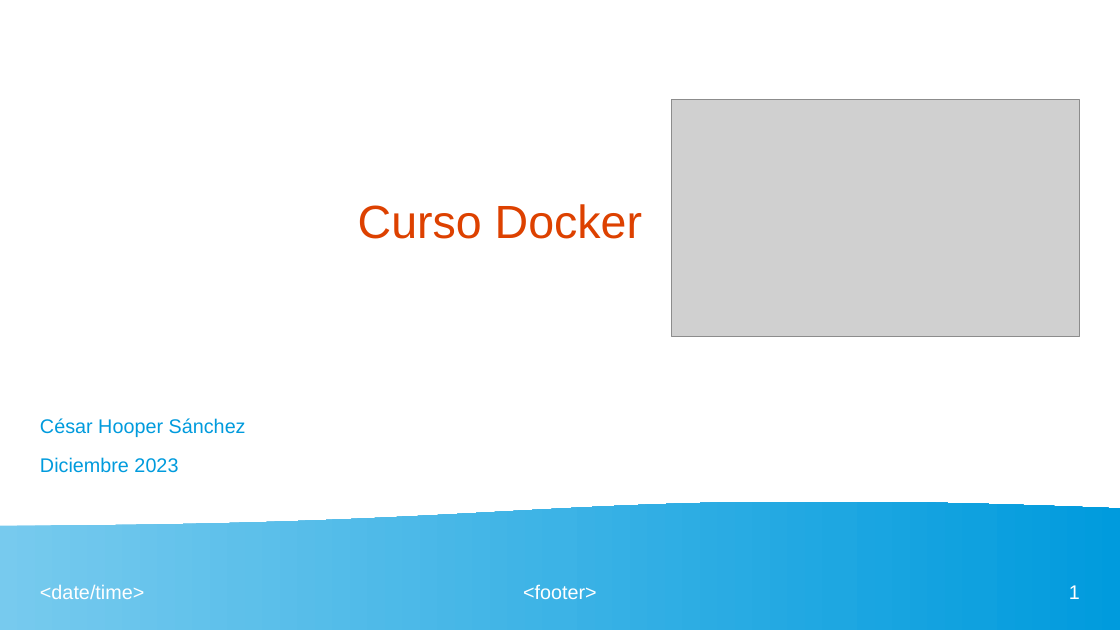
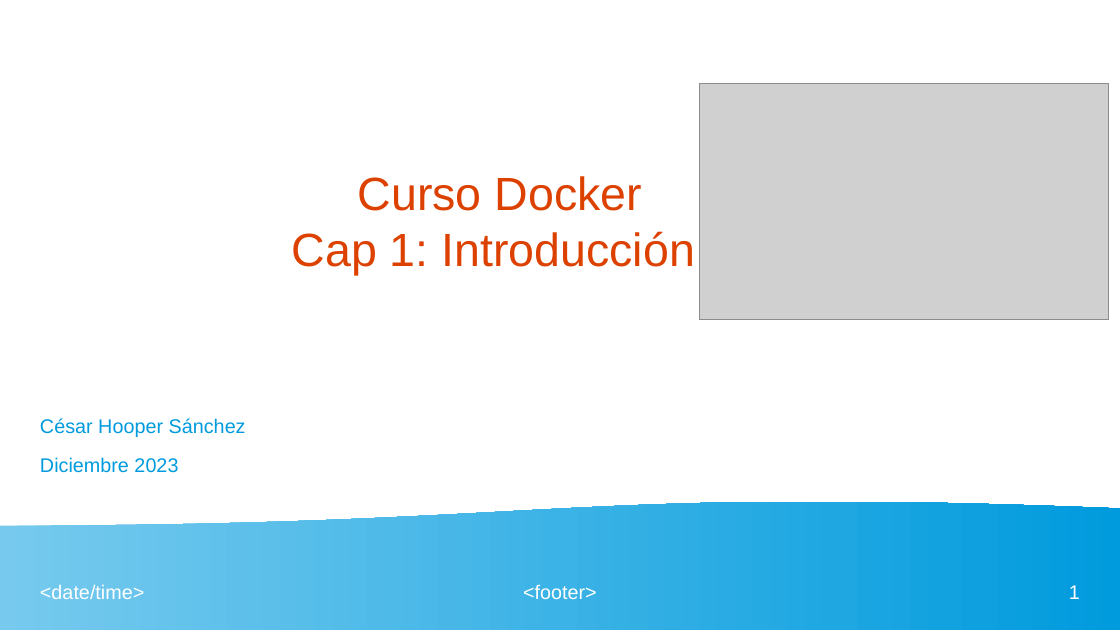
Before and after one commit to hoopercesar/Dockers, a slide deck: slide 1 of curso_docker/dockerPPT.odp. Drawn at 1120x630 pixels with LibreOffice and Linux fonts; fonts in the diff are those of the drawing; grey boxes stand for pictures. Boxes give left, top, right and bottom in pixels: in the first picture for what was removed or moved away, otherwise in the second. Text is boxed around its words. In the diff, an @@ line names an element or a change of style, - is before the commit and + after.

```diff
--- a/curso_docker/dockerPPT.odp
+++ b/curso_docker/dockerPPT.odp
@@ picture: place and size @@
-picture at box(672, 100, 1080, 336)
+picture at box(700, 83, 1109, 320)
@@ title at box(292, 176, 695, 275): text changed @@
-Curso Docker
+Curso Docker
+Cap 1: Introducción
```
Also in this commit, not shown: 1 other slide changed, 9 slides added.
